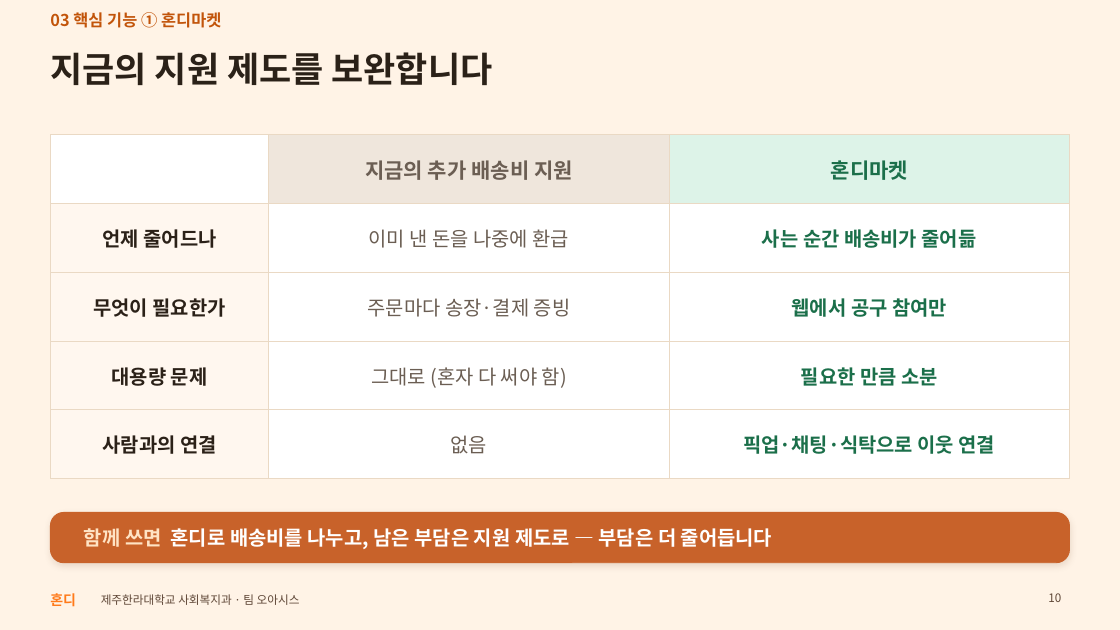
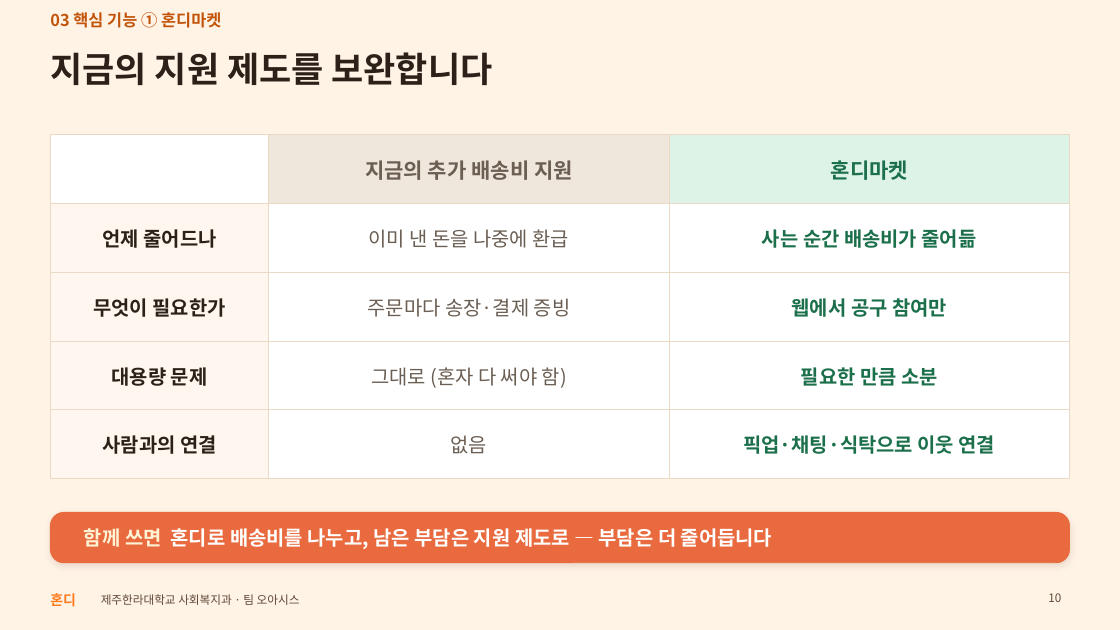
Before and after one commit to oasishondi/oasishondi.github.io, a slide deck: slide 10 of print/Hondi_presentation.pptx. Drawn at 1120x630 pixels with LibreOffice and Linux fonts; fonts in the diff are those of the drawing. Boxes give left, top, right and bottom in pixels: in the first picture for what was removed or moved away, otherwise in the second. Text is boxed around its words. In the diff, an @@ line names an element or a change of style, - is before the commit and + after.

```diff
--- a/print/Hondi_presentation.pptx
+++ b/print/Hondi_presentation.pptx
@@ rounded rectangle at <box>50,513,1070,563</box>: fill #C8622A to #E86A3E; outline #C8622A 0.75 pt to #E86A3E 0.75 pt @@
@@ text "함께 쓰면 혼디로 배송비를 나누고, ..." at <box>84,528,772,549</box>: text colour #FFE3C4 to #FFF3D6 in "함께 쓰면" @@
```
Also in this commit, not shown: 6 other slides changed, 1 other file.
